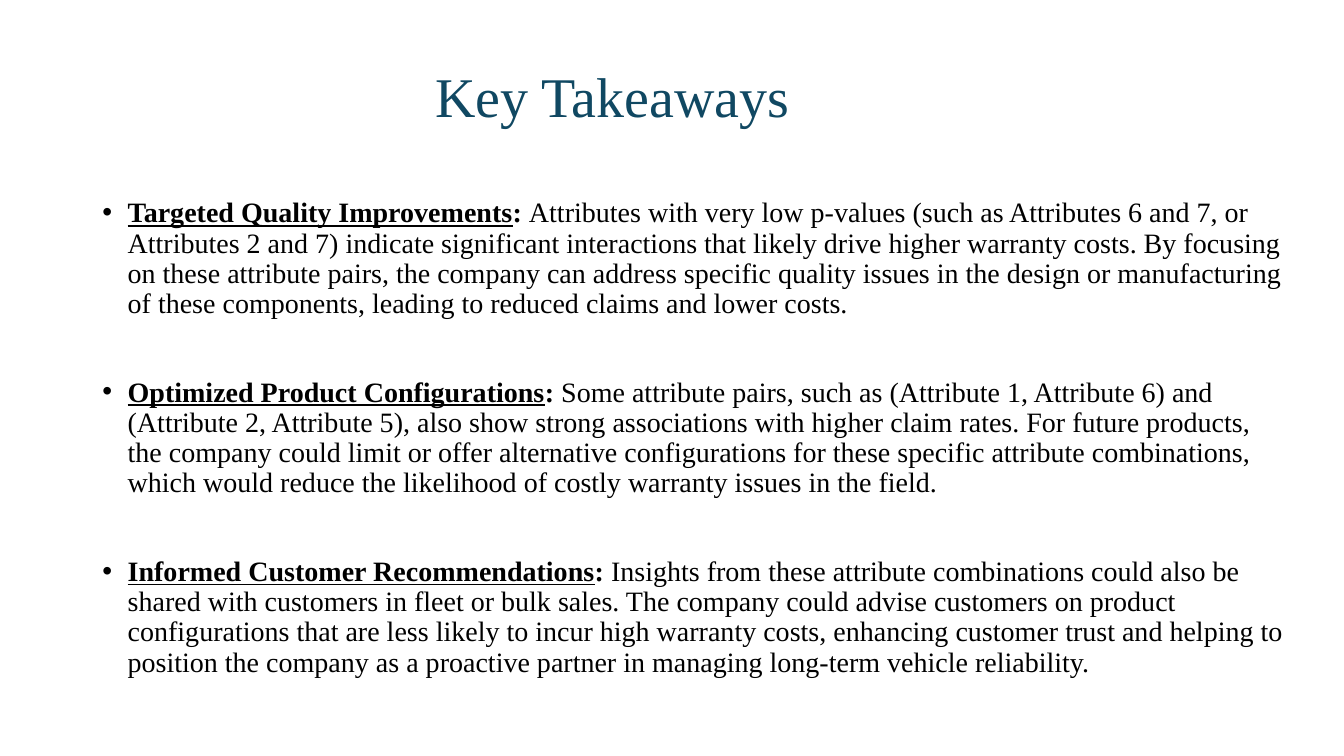
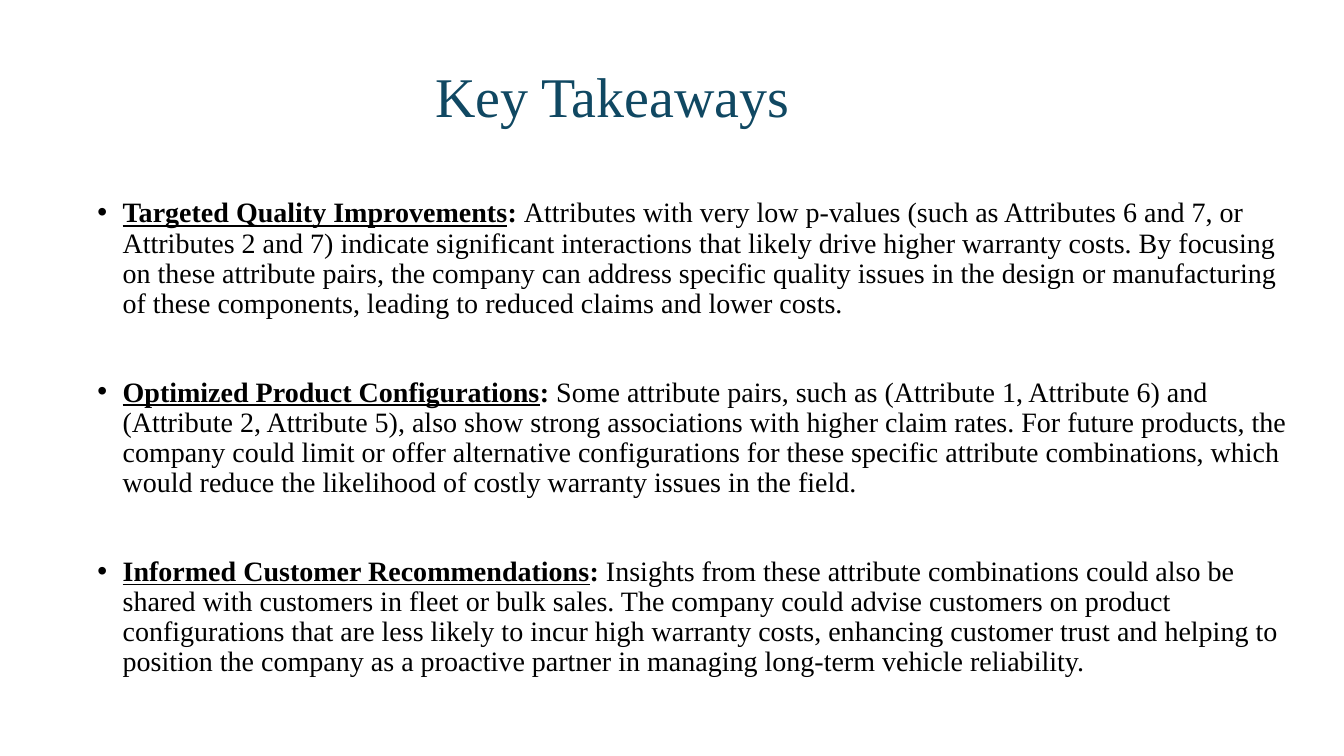
Before and after one commit to Pachava04/Peterbilt-Cost-Optimization-through-Predictive-Analytics, a slide deck: slide 7 of Presentation.pptx. Drawn at 1344x756 pixels with LibreOffice and Linux fonts; fonts in the diff are those of the drawing. Boxes give left, top, right and bottom in pixels: in the first picture for what was removed or moved away, otherwise in the second. Text is boxed around its words. In the diff, an @@ line names an element or a change of style, - is before the commit and + after.

```diff
--- a/Presentation.pptx
+++ b/Presentation.pptx
@@ text "Targeted Quality Improvements: Attributes with ..." rewrapped from (128,202,1283,677) to (123,202,1286,677) @@
```
Also in this commit, not shown: 4 other slides changed, 1 other file.
